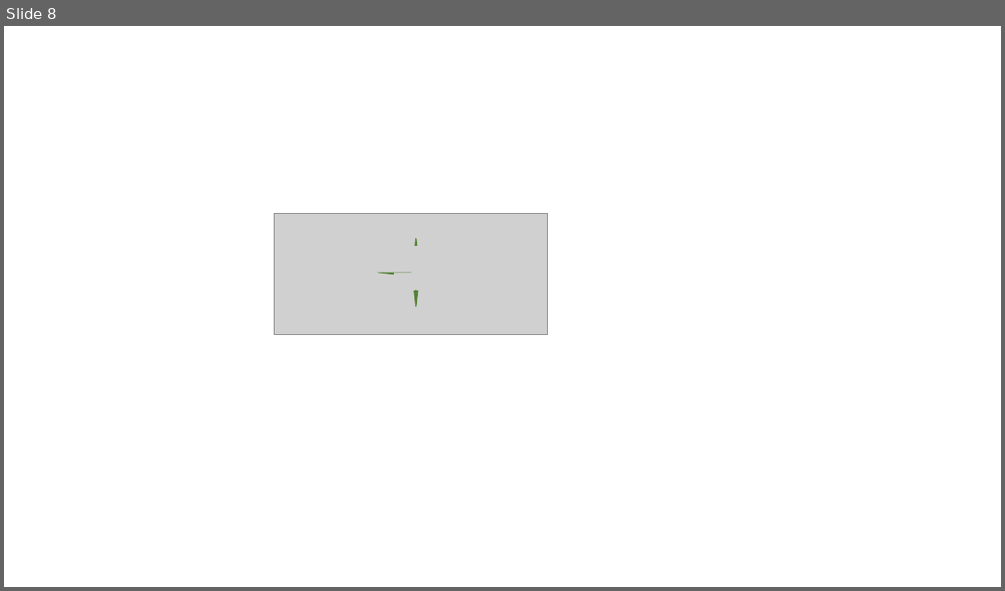
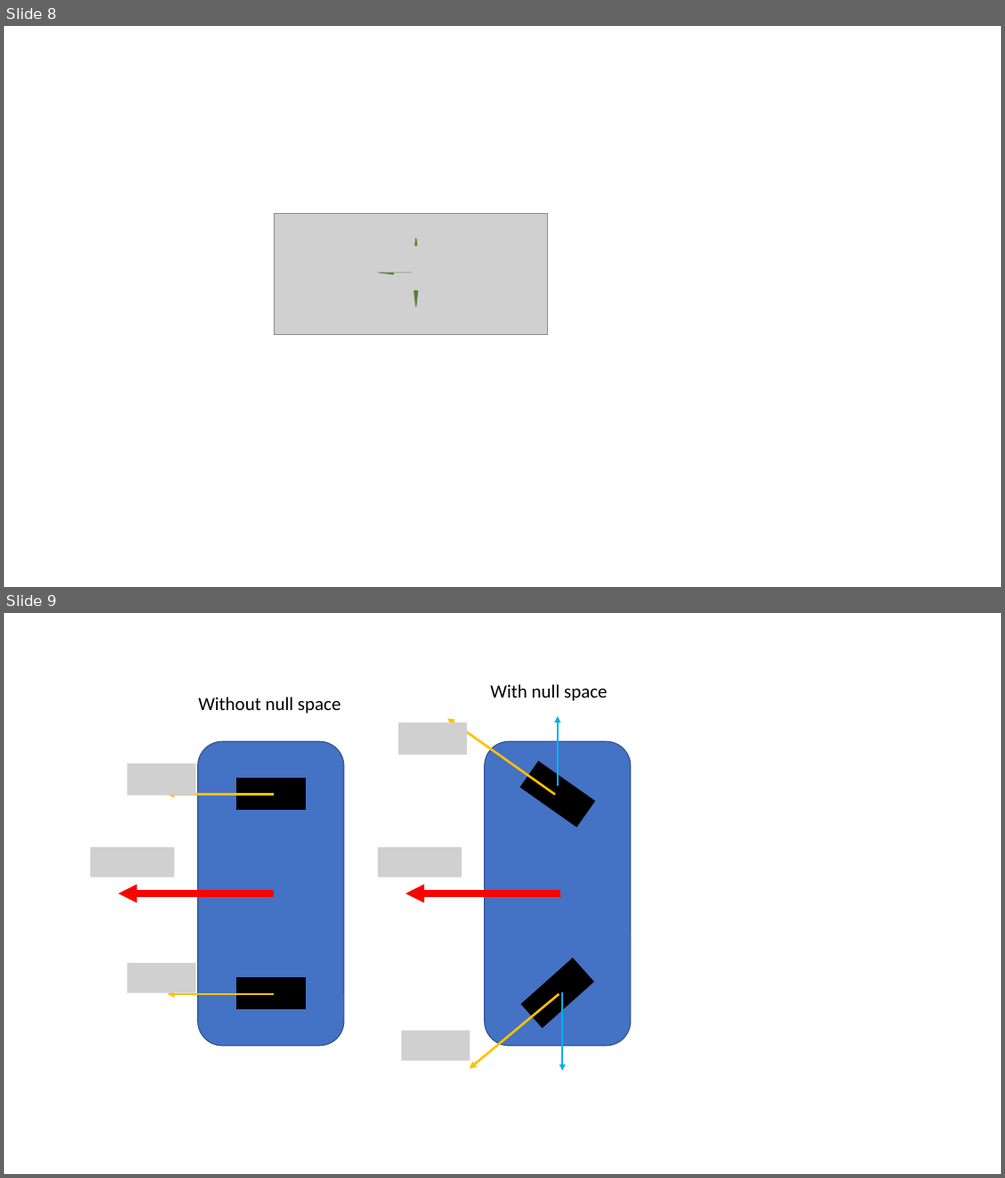
Before and after one commit to Yi-An-Wang/institute_information, a slide deck: path_planing/VO_code_try/robot_properties3.pptx. Shown one above the other, each under a label of ours: slide 8 before the commit, slides 8 and 9 after it. The pictures are 1005x591 and 1005x1178 pixels, drawn with LibreOffice and Linux fonts; fonts in the diff are those of the drawing; grey boxes stand for pictures. Boxes give left, top, right and bottom in pixels: in the first picture for what was removed or moved away, otherwise in the second. Text is boxed around its words. In the diff, an @@ line names an element or a change of style, - is before the commit and + after.

```diff
--- a/path_planing/VO_code_try/robot_properties3.pptx
+++ b/path_planing/VO_code_try/robot_properties3.pptx
@@ slide 9 added at [4, 613, 1001, 1174], background #FFFFFF @@
@@ text added at [490, 684, 607, 701], 18 pt, text #000000 @@
+With null space
@@ text added at [198, 697, 341, 714], 18 pt, text #000000 @@
+Without null space
@@ arrow added from (555, 795) to (447, 718), #FFC000 2.25 pt @@
@@ arrow added from (558, 786) to (558, 716), #00B0F0 1.5 pt @@
@@ rounded rectangle added at [198, 742, 343, 1046], fill #4472C4, outline #325491 1 pt @@
@@ picture added at [399, 722, 468, 755] @@
@@ rounded rectangle added at [485, 742, 631, 1046], fill #4472C4, outline #325491 1 pt @@
@@ picture added at [128, 763, 196, 795] @@
@@ rectangle added at [520, 762, 595, 827], fill #000000, outline #000000 1 pt @@
@@ arrow added from (273, 795) to (168, 795), #FFC000 2.25 pt @@
@@ rectangle added at [236, 779, 306, 810], fill #000000, outline #000000 1 pt @@
@@ picture added at [90, 847, 175, 877] @@
@@ picture added at [378, 847, 461, 877] @@
@@ arrow added from (273, 893) to (119, 893), #FF0000 6 pt @@
@@ arrow added from (560, 893) to (405, 893), #FF0000 6 pt @@
@@ rectangle added at [521, 958, 593, 1028], fill #000000, outline #000000 1 pt @@
@@ picture added at [128, 963, 196, 993] @@
@@ rectangle added at [236, 977, 306, 1008], fill #000000, outline #000000 1 pt @@
@@ arrow added from (273, 994) to (168, 994), #FFC000 2.25 pt @@
@@ arrow added from (558, 994) to (469, 1069), #FFC000 2.25 pt @@
@@ arrow added from (563, 992) to (563, 1070), #00B0F0 1.5 pt @@
@@ picture added at [401, 1030, 469, 1060] @@
```
Also in this commit, not shown: 2 other files.
